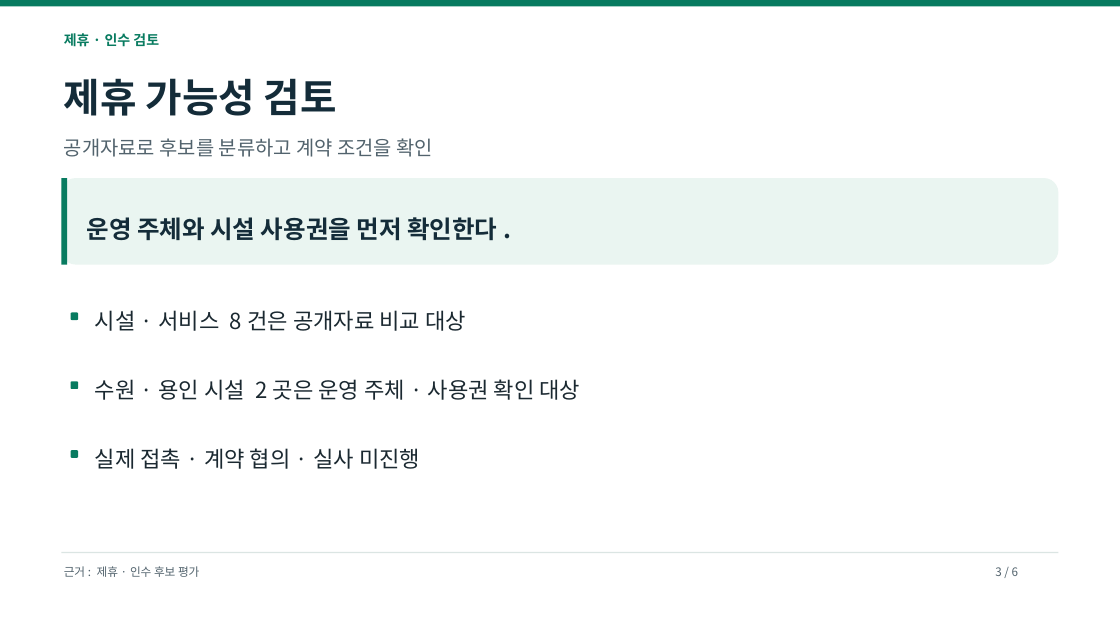
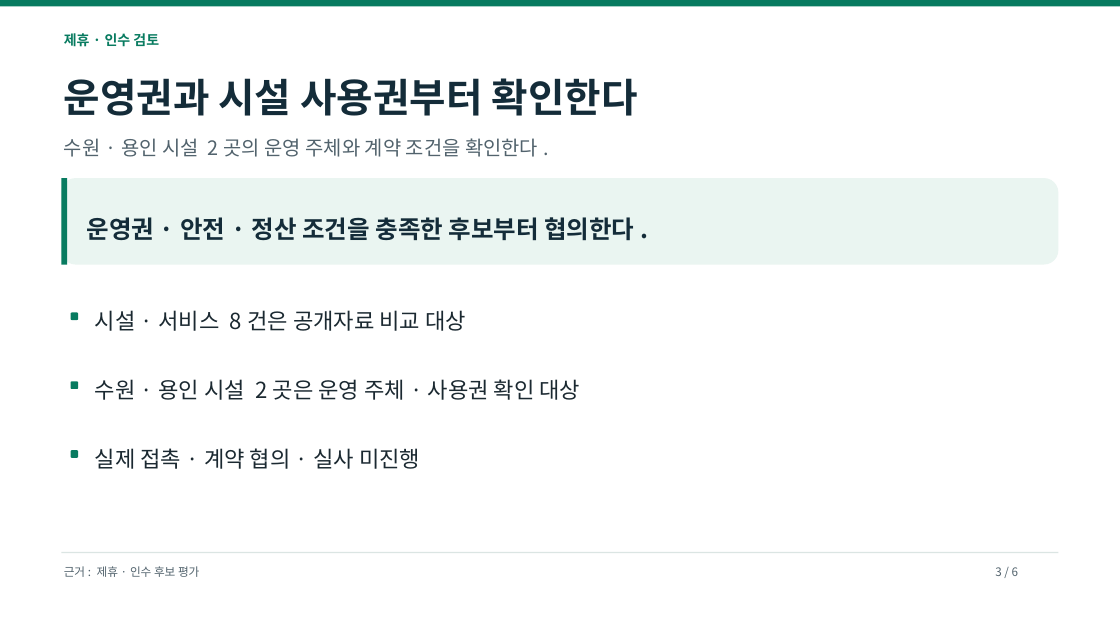
Before and after one commit to dohyunkimmm/footmate-case-study, a slide deck: slide 3 of src/case-study/downloads/footmate_strategy_p0_p2.pptx. Drawn at 1120x630 pixels with LibreOffice and Linux fonts; fonts in the diff are those of the drawing. Boxes give left, top, right and bottom in pixels: in the first picture for what was removed or moved away, otherwise in the second. Text is boxed around its words. In the diff, an @@ line names an element or a change of style, - is before the commit and + after.

```diff
--- a/src/case-study/downloads/footmate_strategy_p0_p2.pptx
+++ b/src/case-study/downloads/footmate_strategy_p0_p2.pptx
@@ text at (64,78,638,116): text changed @@
-제휴 가능성 검토
+운영권과 시설 사용권부터 확인한다
@@ text at (64,138,538,157): text changed @@
-공개자료로 후보를 분류하고 계약 조건을 확인
+수원·용인 시설 2곳의 운영 주체와 계약 조건을 확인한다.
@@ text at (87,217,634,241): text changed @@
-운영 주체와 시설 사용권을 먼저 확인한다.
+운영권·안전·정산 조건을 충족한 후보부터 협의한다.
```
Also in this commit, not shown: 8 other files.
